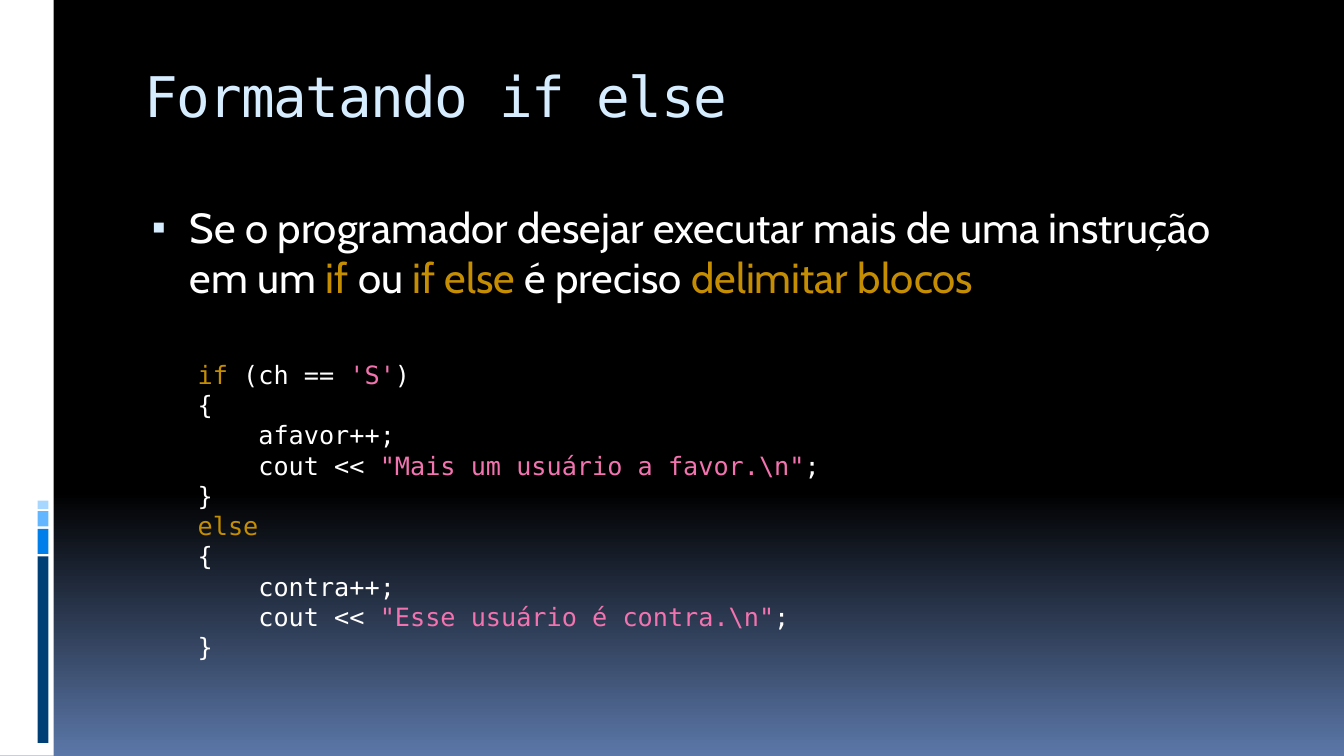
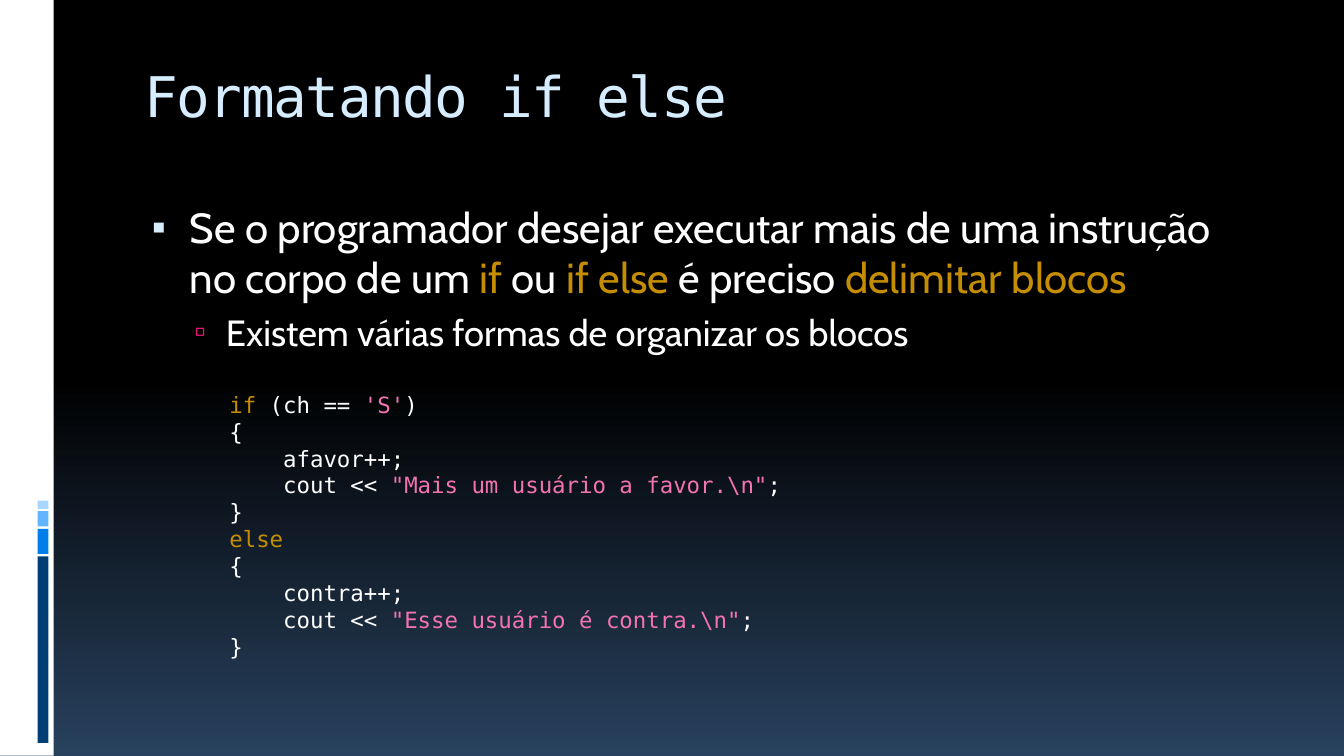
Before and after one commit to JudsonSS/ProgComp, a slide deck: slide 14 of Slides/20. Instrução de Desvio If.pptx. Drawn at 1344x756 pixels with LibreOffice and Linux fonts; fonts in the diff are those of the drawing. Boxes give left, top, right and bottom in pixels: in the first picture for what was removed or moved away, otherwise in the second. Text is boxed around its words. In the diff, an @@ line names an element or a change of style, - is before the commit and + after.

```diff
--- a/Slides/20. Instrução de Desvio If.pptx
+++ b/Slides/20. Instrução de Desvio If.pptx
@@ background gradient #000000 to #5B77A8 to gradient #000000 to #28415E @@
@@ text at (190, 211, 1211, 354): text changed @@
-▪ Se o programador desejar executar mais de uma instrução em um if ou if else é preciso delimitar blocos
+▪ Se o programador desejar executar mais de uma instrução
+  no corpo de um if ou if else é preciso delimitar blocos
+  ▫ Existem várias formas de organizar os blocos
@@ text "if (ch == 'S')": place and size @@
-text "if (ch == 'S')" at (198, 365, 820, 630)
+text "if (ch == 'S')" at (229, 396, 781, 631)
@@ text "if (ch == 'S')" at (229, 396, 781, 631): size 18 to 16 pt @@
```
Also in this commit, not shown: 20 other slides changed, 4 other files.
